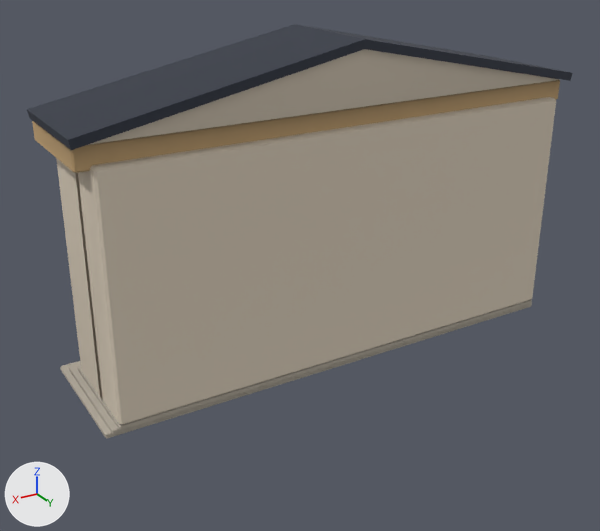
What one commit did to the glTF model public/models/props/lmf_theater_facade.glb.
One viewpoint serves both versions: a 50 mm lens placed at (16.6, 25.8, 16.7), pointed at (0.7, -0.6, 3.4). Every picture has the same lights, and +X, +Y and +Z are marked at lower left. The picture after the commit comes second. Where no turn or scale is listed for an object, it has been applied to the vertices. Vertices at exactly the same position are counted once.
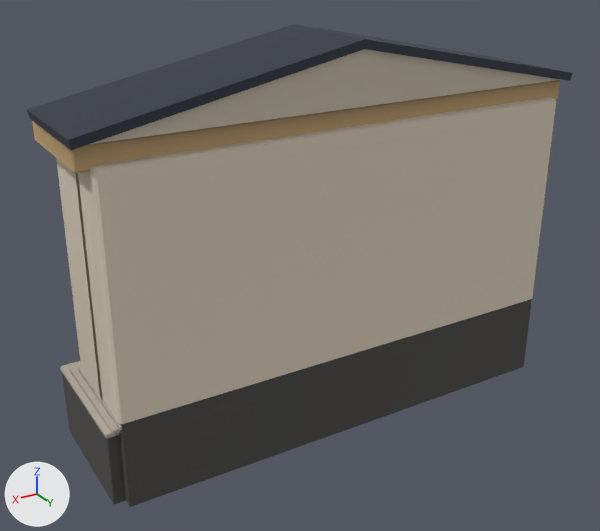
Where the newer file only moved an object's origin or applied its transform, the numbers keep the older frame.

The change, as a list of edits to the scene's bpy script:
```text
Add mat_stone_dark:
    mat_stone_dark = bpy.data.materials.new('stone_dark')
    # nodes: BsdfPrincipled, Mix, OutputMaterial, VertexColor
    # colours: dark grey #4b4a48, mixed with the vertex colours
Change me_mesh_0:
    used by ob_mesh_0; location = (-10.26, 2.4, 0.0)
    remove me_mesh_0.from_pydata(...)  # 2077 vertices, 3872 faces; spans x 0.0..20.5, y -6.6..0.0, z 0.0..12.6
    add me_mesh_0.from_pydata(...)  # 2101 vertices, 3912 faces; spans x 0.0..20.5, y -6.6..0.0, z -2.8..12.6
    me_mesh_0 part 1: a new loose piece of 16 vertices spanning x 0.3..20.2, y -5.8..-0.4, z -2.8..0.0, in mat_stone_dark
    me_mesh_0 part 2
    10 faces are deleted
    8 vertices are added at x 0.7..19.8, y -0.5..0.0, z -2.8..0.7
    12 new faces join them, mat_stone_dark
    10 new faces join them, mat_plaster_cream
    add me_mesh_0.materials.append(mat_stone_dark)
```

Pixel boxes [x1, y1, x2, y2] of what changed, in the pictures (600 x 531 px):
'Mesh_0', reshaped (17% taller)
    before: [27, 24, 572, 438]
    after: [27, 24, 572, 507]
part 1 of me_mesh_0, added
    after: [62, 373, 126, 504]
part 2 of me_mesh_0, built on
    before: [119, 297, 532, 424]
    after: [119, 297, 532, 507]
